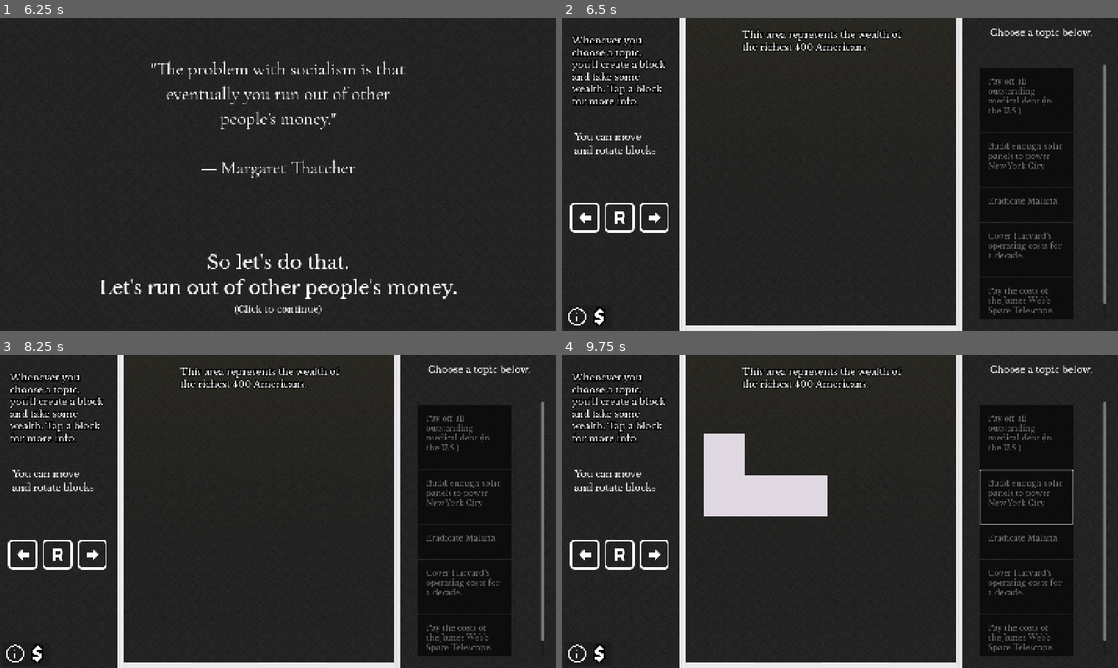
Above: before the commit, frames 1-4 (two rows, left to right).
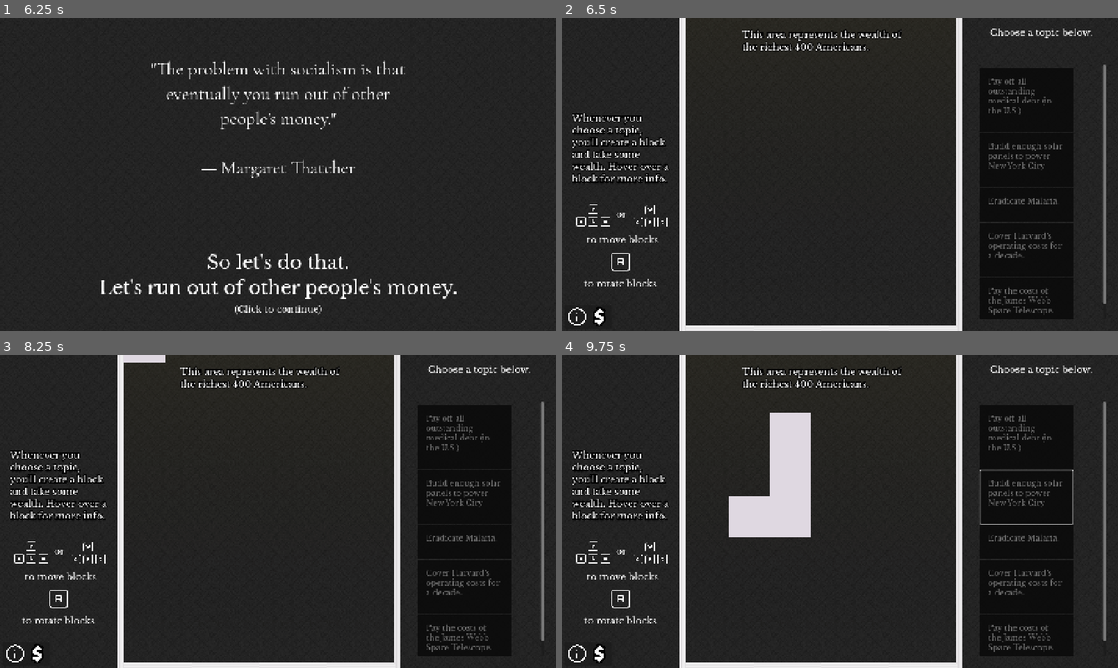
Above: after the commit, the same moments.

Repository: kksgandhi/other-peoples-money
Game: Godot game, scene res://scenes/game.tscn
Same seed, same stepped clock (60 frames per second), same inputs: the game is played once before the commit and once after it.
Inputs (mouse positions are in pixels of both pictures, inside the frame that each line leads up to):
- Up to frame 1 (6.25 s): click (461, 108) at 0.52 s; click (16, 315) at 1.25 s; click (38, 315) at 2 s; tap Enter at 2.75, 5.75 s; move the mouse to (400, 158) at 2.77 s; hold Right (right) 2.78-3.53 s; tap R (rotate) every 0.75 s from 2.85 to 5.85 s; click (400, 158) at 2.92 s; tap Space at 3.5 s; move the mouse to (166, 190) at 3.52 s; hold Down (down) 3.53-4.28 s; click (166, 190) at 3.67 s; move the mouse to (333, 105) at 4.27 s; hold Right (right) 4.28-5.03 s; click (333, 105) at 4.42 s; move the mouse to (250, 237) at 5.02 s; hold W (up) 5.03-5.78 s; click (250, 237) at 5.17 s; move the mouse to (444, 221) at 5.77 s; hold Left (left) from 5.78 s (still down); click (444, 221) at 5.92 s
- Up to frame 2 (6.5 s): keep holding Left (left); tap Escape (debug) at 6.4 s
- Up to frame 3 (8.25 s): tap A at 6.5 s; move the mouse to (111, 464) at 6.52 s; tap R (rotate) at 6.6 s; click (111, 464) at 6.67 s; release Left (left) at 7.25 s; click (55, 555) at 7.27 s; click (22, 555) at 8.02 s
- Up to frame 4 (9.75 s): tap A at 8.75, 9.5 s; move the mouse to (867, 511) at 8.77 s; hold Down (down) 8.78-9.53 s; tap R (rotate) at 8.85, 9.6 s; click (867, 511) at 8.92 s; move the mouse to (756, 433) at 9.52 s; hold Right (right) from 9.53 s (still down); click (756, 433) at 9.67 s

Frame 1 is identical in both runs. In frame 2, 3.9% of the frame differs, in the area x 1-20%, y 5-86%; in frame 3, 4.1%; in frame 4, 8.8%, in the area x 1-48%, y 5-86%.

Commit message:
add mobile control buttons

Diff:
--- a/game/project.godot
+++ b/game/project.godot
@@ -27,6 +27,7 @@
 gdscript/warnings/unsafe_method_access=1
 gdscript/warnings/unsafe_cast=1
 gdscript/warnings/unsafe_call_argument=1
+gdscript/warnings/integer_division=0
 
 [display]
 
@@ -79,6 +80,14 @@
 , Object(InputEventKey,"resource_local_to_scene":false,"resource_name":"","device":-1,"window_id":0,"alt_pressed":false …(183 unchanged characters)…
 ]
 }
+mobile_up={
+"deadzone": 0.2,
+"events": []
+}
+mobile_down={
+"deadzone": 0.2,
+"events": []
+}
 
 [rendering]
 
--- a/game/scenes/UI/mobile_button.gd
+++ b/game/scenes/UI/mobile_button.gd
@@ -13,26 +13,20 @@
 func _process(delta: float) -> void:
   if button_pressed:
     hot = true
+    var ev := InputEventAction.new()
+    ev.pressed = true
     match buttonType:
       ButtonType.ROTATE:
-        var ev := InputEventAction.new()
         ev.action = "rotate"
-        ev.pressed = true
-        Input.parse_input_event(ev)
       ButtonType.UP:
-        print("UP")
+        ev.action = "mobile_up"
       ButtonType.DOWN:
-        print("DOWN")
+        ev.action = "mobile_down"
       ButtonType.LEFT:
-        var ev := InputEventAction.new()
         ev.action = "left"
-        ev.pressed = true
-        Input.parse_input_event(ev)
       ButtonType.RIGHT:
-        var ev := InputEventAction.new()
         ev.action = "right"
-        ev.pressed = true
-        Input.parse_input_event(ev)
+    Input.parse_input_event(ev)
   elif hot:
     hot = false
     for action_type: String in ["rotate", "left", "right"]:
--- a/game/scenes/game.gd
+++ b/game/scenes/game.gd
@@ -30,6 +30,8 @@
   read_cost_information()
   add_tetro_ui_item(); add_tetro_ui_item(); add_tetro_ui_item(); add_tetro_ui_item(); add_tetro_ui_item()
   top.position.y = bottom.position.y - (height_of_play_area + 16)
+  if Globals.is_mobile:
+    scroll_speed = scroll_speed / 10
 
 func cost_info_to_resource(info: Dictionary) -> TetroInfo:
   return TetroInfo.new(Vector2(1, 1), Color.WHITE, info.title, "", info.cost * 1_000_000_000)
@@ -51,12 +53,19 @@
 var is_camera_locked := true
 func handle_scroll(event: InputEvent) -> void:
   #TODO do not hard-code the next line
-  if event is InputEventMouseButton and event.is_pressed() and get_global_mouse_position().x < 1030 and not spending_overlay.visible and not info_overlay.visible:
+  var desktop_scroll := event is InputEventMouseButton and event.is_pressed() and get_global_mouse_position().x < 1030
+  var overlay_visible := spending_overlay.visible or info_overlay.visible
+  var mobile_up := event.is_action_pressed("mobile_up")
+  var mobile_down := event.is_action_pressed("mobile_down")
+  var mobile_scroll := mobile_up or mobile_down
+  if (desktop_scroll or mobile_scroll) and not overlay_visible:
     var mouse_event := event as InputEventMouseButton
-    if mouse_event.button_index == MOUSE_BUTTON_WHEEL_UP:
+    var up := mobile_up or (not mobile_scroll and mouse_event.button_index == MOUSE_BUTTON_WHEEL_UP)
+    var down := mobile_down or (not mobile_scroll and mouse_event.button_index == MOUSE_BUTTON_WHEEL_DOWN)
+    if up:
       camera_destination.position.y = main_camera.position.y - scroll_speed
       is_camera_locked = false
-    if mouse_event.button_index == MOUSE_BUTTON_WHEEL_DOWN:
+    if down:
       camera_destination.position.y = main_camera.position.y + scroll_speed
       is_camera_locked = false
   camera_destination.position.y = clamp(camera_destination.position.y,
--- a/game/scenes/globals.gd
+++ b/game/scenes/globals.gd
@@ -8,7 +8,7 @@
 
 var hide_reflection_text := false
 
-var debug_mobile := true
+var debug_mobile := false
 var is_mobile := debug_mobile or OS.has_feature("web_android") or OS.has_feature("web_ios")
 
 func get_tetromino_scale(cost: float) -> float:
